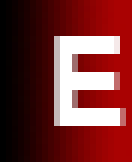
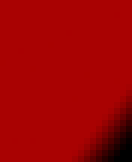
The second w=132, h=162 image is a revision of the first. Changes to its layers:
hid group "topright" (1 layers) over (0, 0, 132, 162)
hid group "topleft" (1 layers) over (0, 0, 132, 162)
hid group "right" (2 layers) over (0, 0, 132, 162)
renamed "E" to "D", painted on it over (54, 36, 132, 126)
showed "Layer 2", painted on it over (0, 0, 132, 162)
